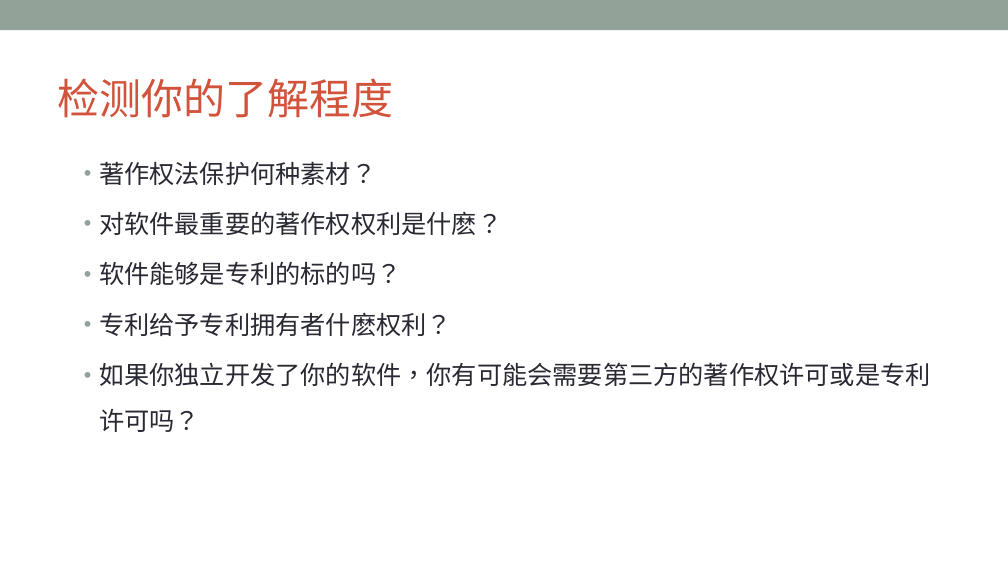
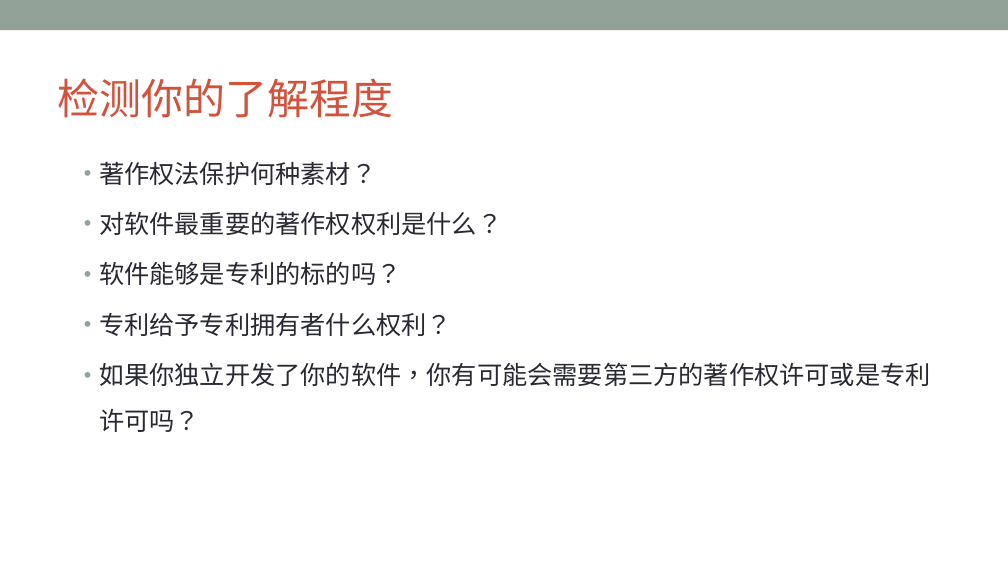
Before and after one commit to OpenChain-Project/Curriculum-Translation-zh-Hans, a slide deck: slide 11 of openchain-curriculum-for-1-1_Simplified Chinese.pptx. Drawn at 1008x567 pixels with LibreOffice and Linux fonts; fonts in the diff are those of the drawing; background and template pictures are left out. Boxes give left, top, right and bottom in pixels: in the first picture for what was removed or moved away, otherwise in the second. Text is boxed around its words. In the diff, an @@ line names an element or a change of style, - is before the commit and + after.

Commit message:
update ppt to replace 什麽 to 什么

```diff
--- a/openchain-curriculum-for-1-1_Simplified Chinese.pptx
+++ b/openchain-curriculum-for-1-1_Simplified Chinese.pptx
@@ text at (99, 211, 502, 235): text changed @@
-• 对软件最重要的著作权权利是什麽？
+• 对软件最重要的著作权权利是什么？
@@ text at (99, 313, 452, 336): text changed @@
-• 专利给予专利拥有者什麽权利？
+• 专利给予专利拥有者什么权利？
```
Also in this commit, not shown: 11 other slides changed.
